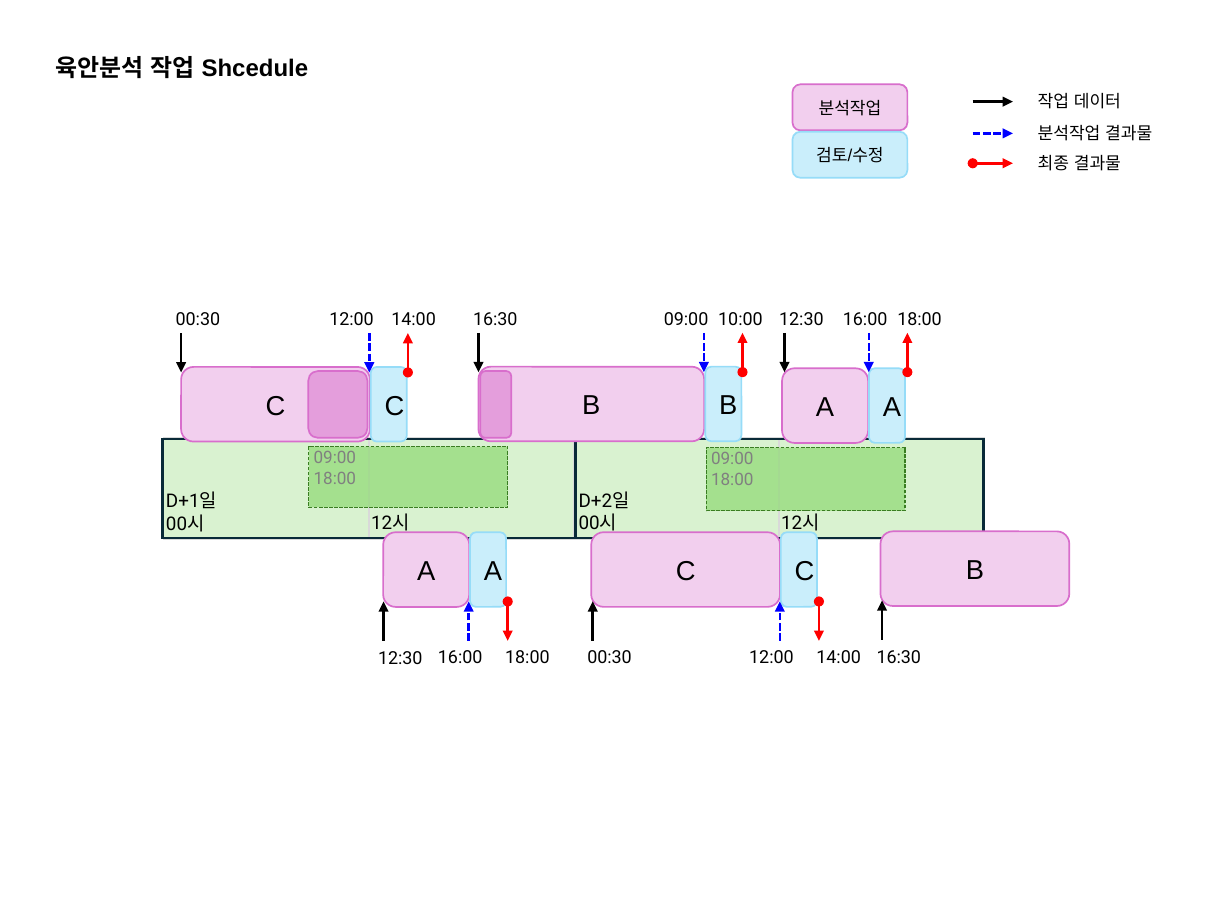
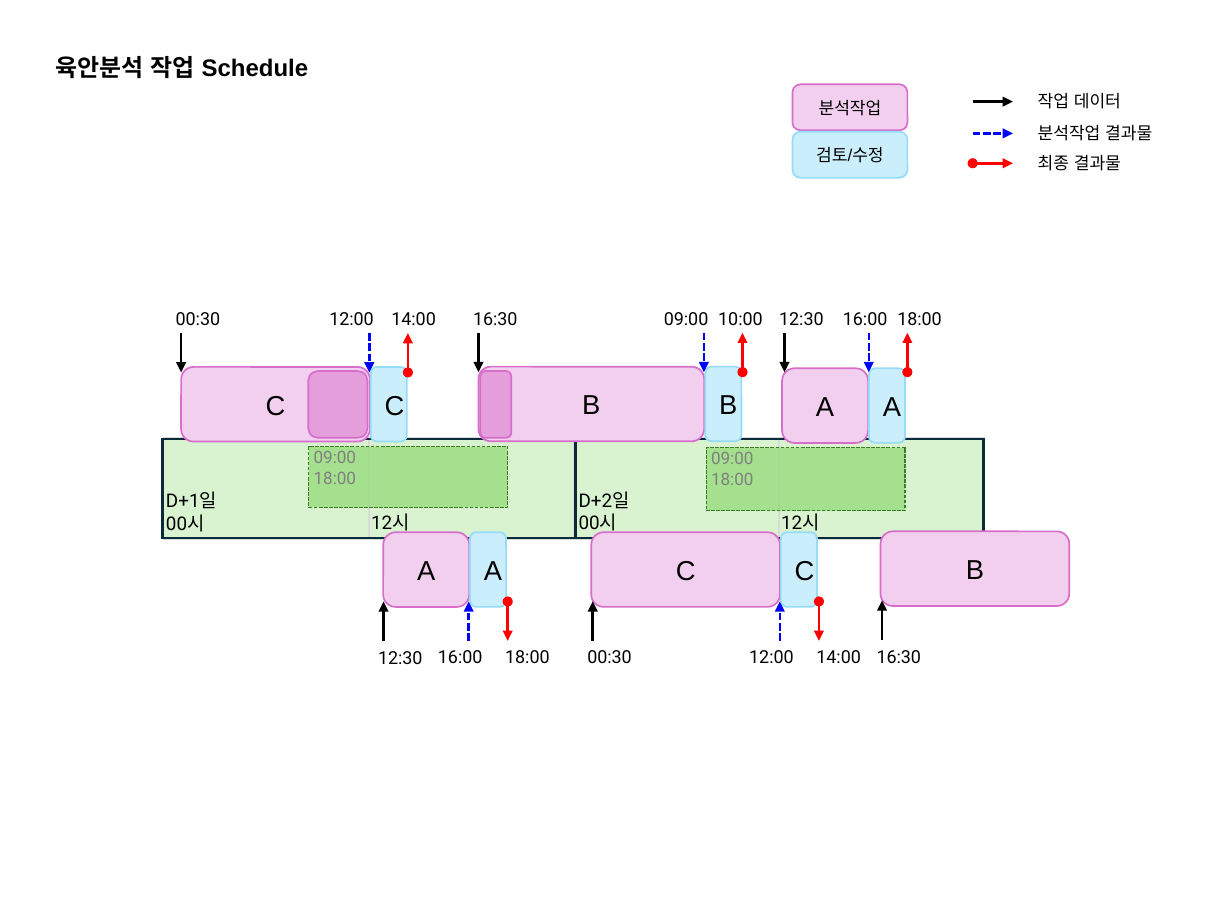
Before and after one commit to jay365-code/spam-detector, a slide deck: slide 1 of docs/육안분석 작업 스케쥴.pptx. Drawn at 1232x924 pixels with LibreOffice and Linux fonts; fonts in the diff are those of the drawing. Boxes give left, top, right and bottom in pixels: in the first picture for what was removed or moved away, otherwise in the second. Text is boxed around its words. In the diff, an @@ line names an element or a change of style, - is before the commit and + after.

```diff
--- a/docs/육안분석 작업 스케쥴.pptx
+++ b/docs/육안분석 작업 스케쥴.pptx
@@ text at [56, 56, 309, 78]: text changed @@
-육안분석 작업 Shcedule
+육안분석 작업 Schedule
```
Also in this commit, not shown: 28 other files.
